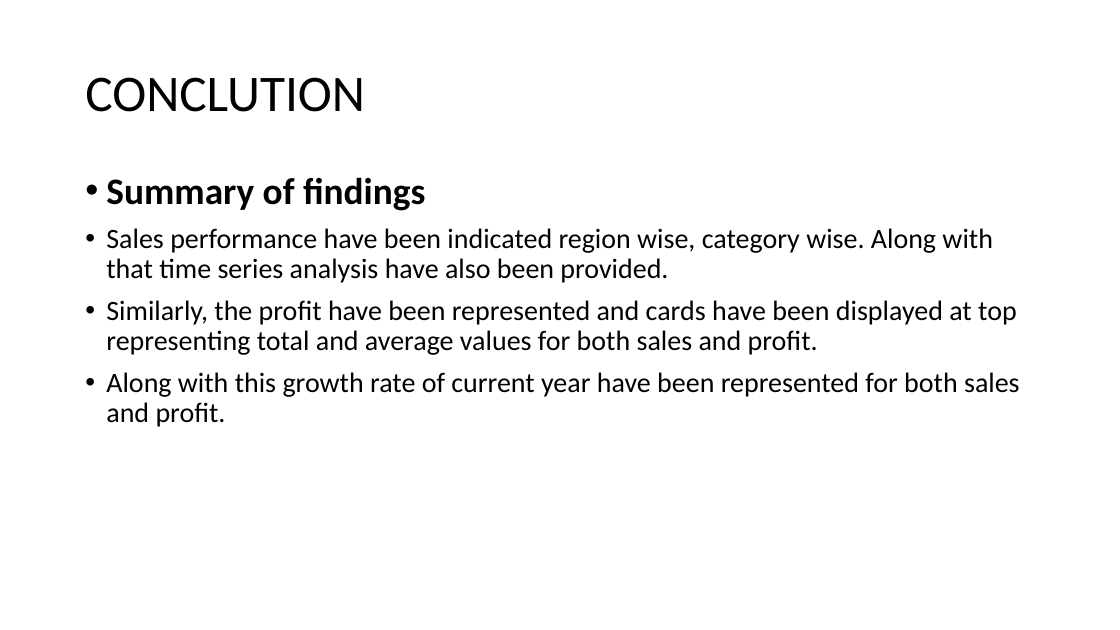
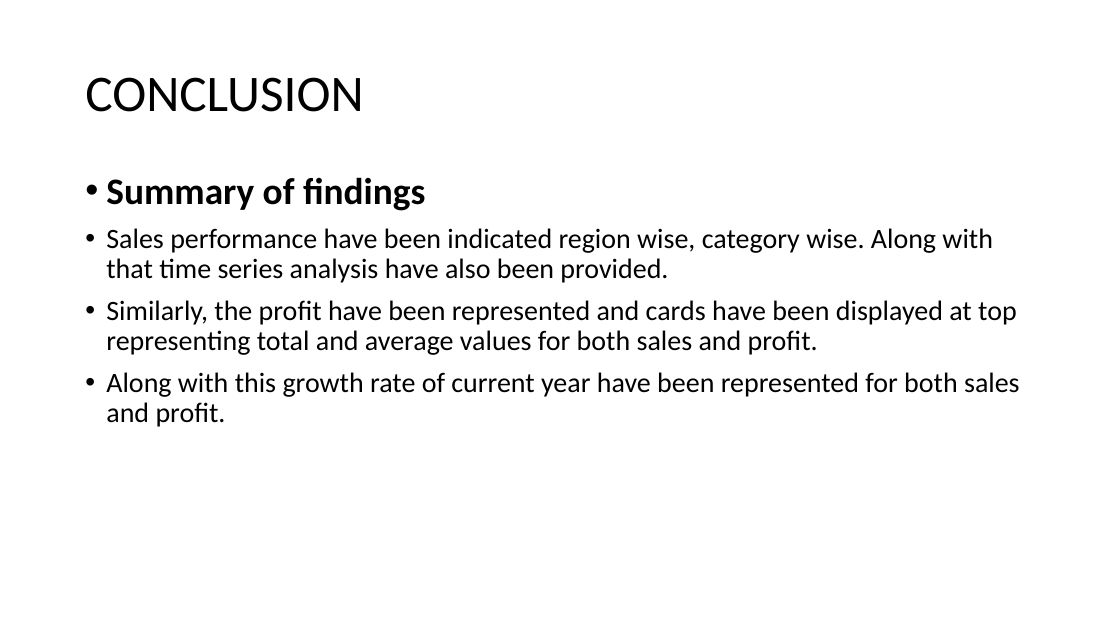
Before and after one commit to debopriya544-coder/Sales-performance-dashboard-task-3, a slide deck: slide 7 of FINANCIAL SALES.pptx. Drawn at 1120x630 pixels with LibreOffice and Linux fonts; fonts in the diff are those of the drawing. Boxes give left, top, right and bottom in pixels: in the first picture for what was removed or moved away, otherwise in the second. Text is boxed around its words. In the diff, an @@ line names an element or a change of style, - is before the commit and + after.

```diff
--- a/FINANCIAL SALES.pptx
+++ b/FINANCIAL SALES.pptx
@@ title at bbox=[85, 77, 363, 112]: text changed @@
-CONCLUTION
+CONCLUSION
```
